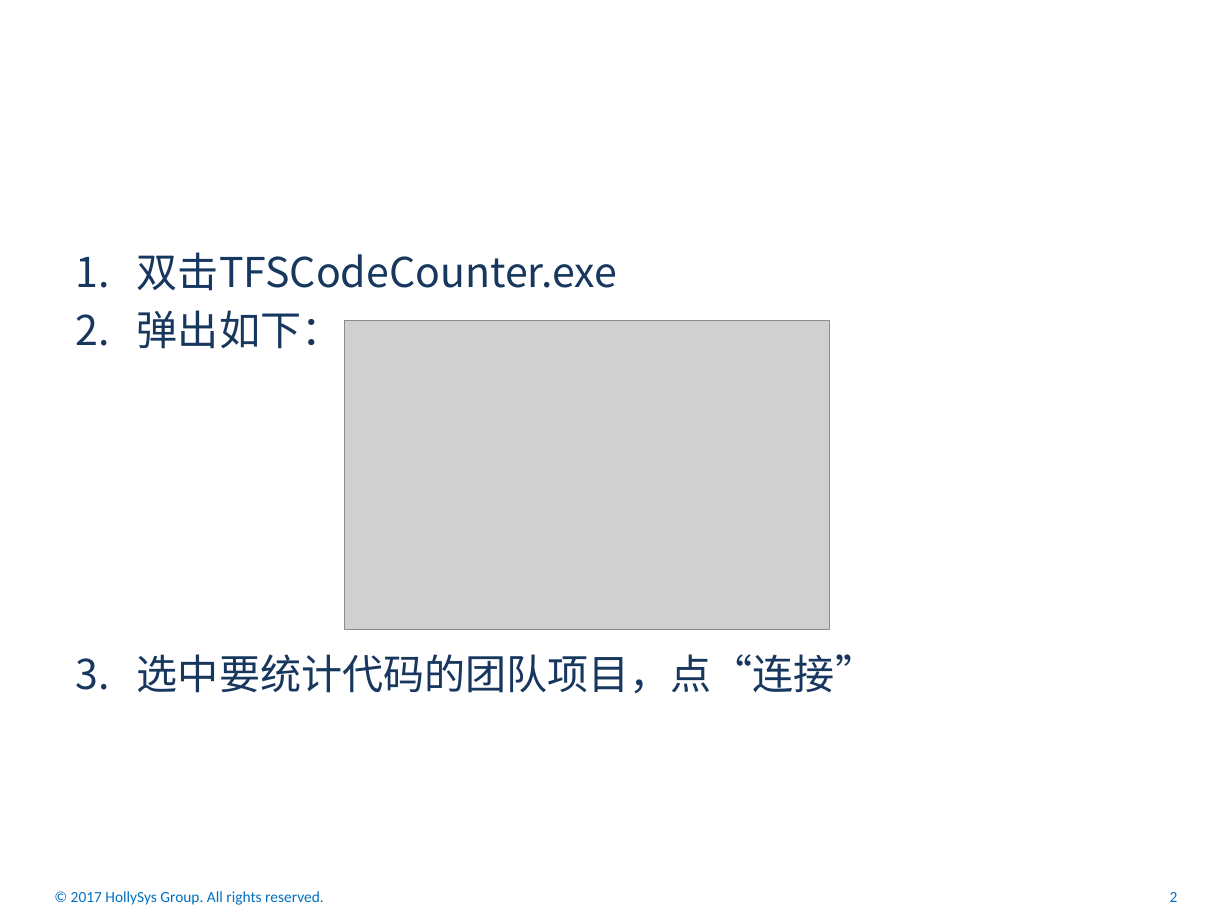
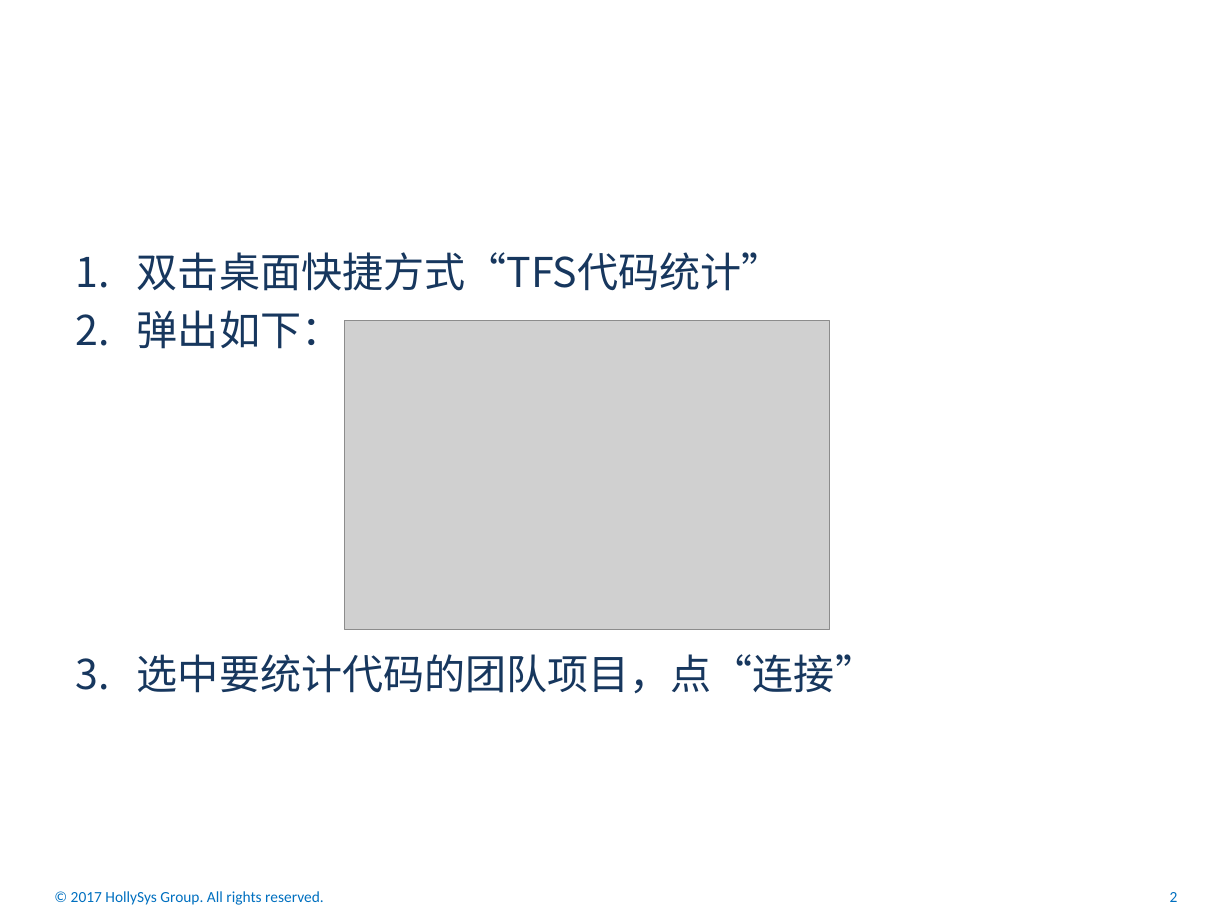
Before and after one commit to mummily/Hollysys, a slide deck: slide 3 of 杂项.AT/其它/TFS代码统计工具介绍.pptx. Drawn at 1232x924 pixels with LibreOffice and Linux fonts; fonts in the diff are those of the drawing; grey boxes stand for pictures; background and template pictures are left out. Boxes give left, top, right and bottom in pixels: in the first picture for what was removed or moved away, otherwise in the second. Text is boxed around its words. In the diff, an @@ line names an element or a change of style, - is before the commit and + after.

```diff
--- a/杂项.AT/其它/TFS代码统计工具介绍.pptx
+++ b/杂项.AT/其它/TFS代码统计工具介绍.pptx
@@ text at (x1=137, y1=252, x2=783, y2=291): text changed @@
-1. 双击TFSCodeCounter.exe
+1. 双击桌面快捷方式“TFS代码统计”
```
Also in this commit, not shown: 4 other slides changed, 1 slide removed, 2 other files.
